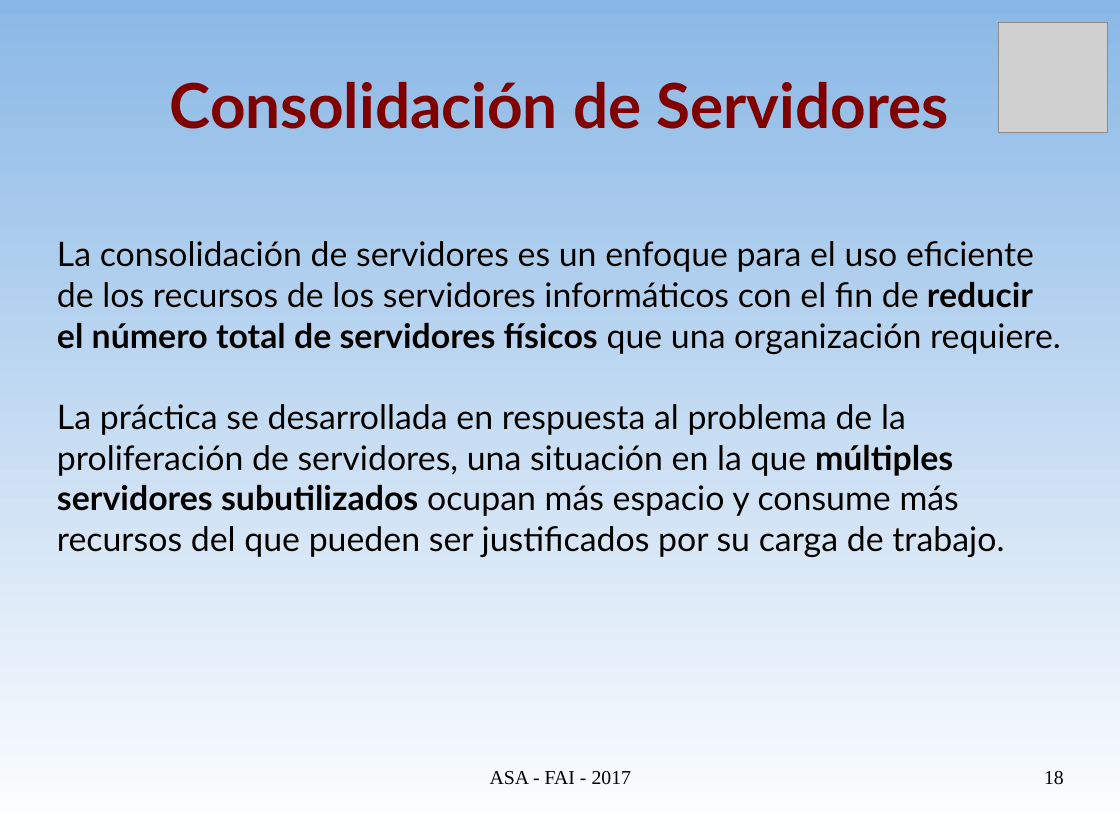
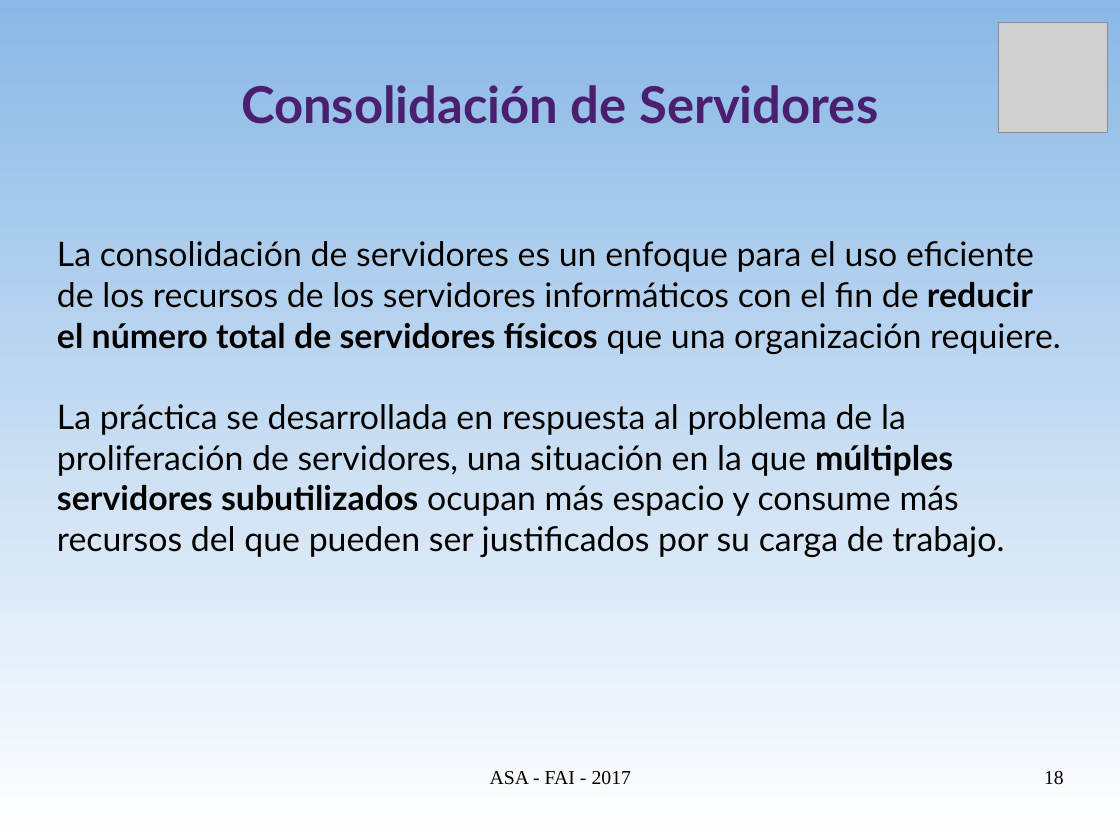
Before and after one commit to niniadcobre/asa, a slide deck: slide 18 of clases/ASA-virt.odp. Drawn at 1120x840 pixels with LibreOffice and Linux fonts; fonts in the diff are those of the drawing; grey boxes stand for pictures. Boxes give left, top, right and bottom in pixels: in the first picture for what was removed or moved away, otherwise in the second. Text is boxed around its words. In the diff, an @@ line names an element or a change of style, - is before the commit and + after.

```diff
--- a/clases/ASA-virt.odp
+++ b/clases/ASA-virt.odp
@@ title "Consolidación de Servidores" at bbox=[241, 85, 878, 124]: size 44 to 36 pt, text colour #800000 to #4B1F6F @@
```
Also in this commit, not shown: 11 other slides changed, 1 slide added, 16 slides removed, 1 other file.
